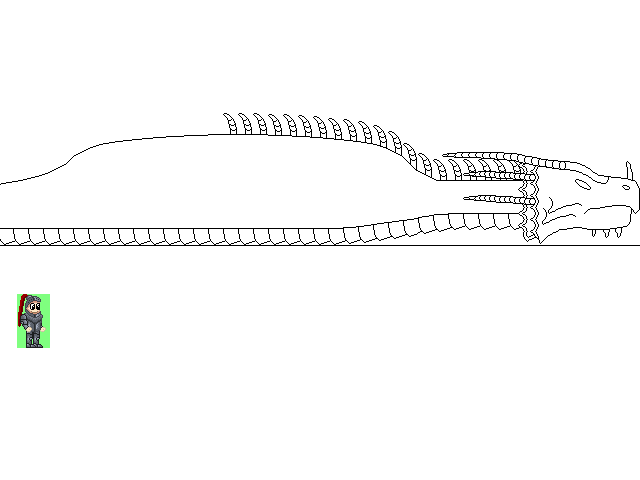
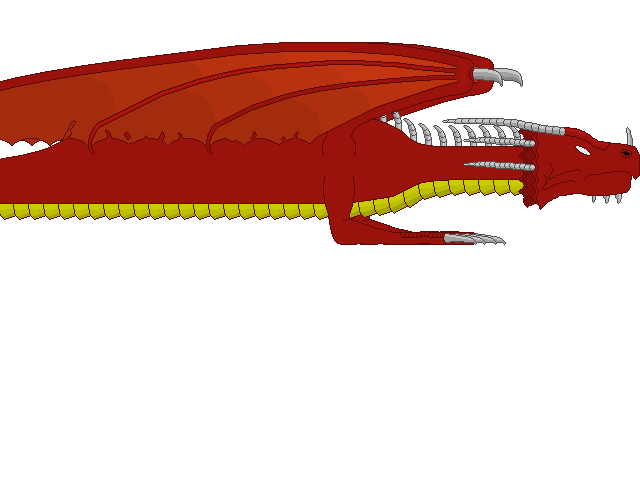
Layer changes from the first 640 × 480 image to the second:
showed "New Layer#1", painted on it over [0, 42, 503, 156]
showed "New Layer#12", painted on it over [323, 176, 477, 245]
showed "New Layer#13", painted on it over [411, 231, 486, 245]
hid "New Layer#5" over [0, 245, 640, 246]
hid "New Layer copy#1", painted on it over [17, 152, 640, 348]
showed "New Layer", painted on it over [17, 118, 640, 348]
hid "New Layer#6" over [0, 113, 525, 245]
showed "New Layer#7", painted on it over [0, 88, 525, 220]
added layer "New Layer#10" above "New Layer#8" over [20, 42, 523, 156]
added layer "New Layer#18" above "New Layer#15" over [343, 176, 497, 245]
showed "New Layer#15", painted on it over [338, 162, 506, 245]
